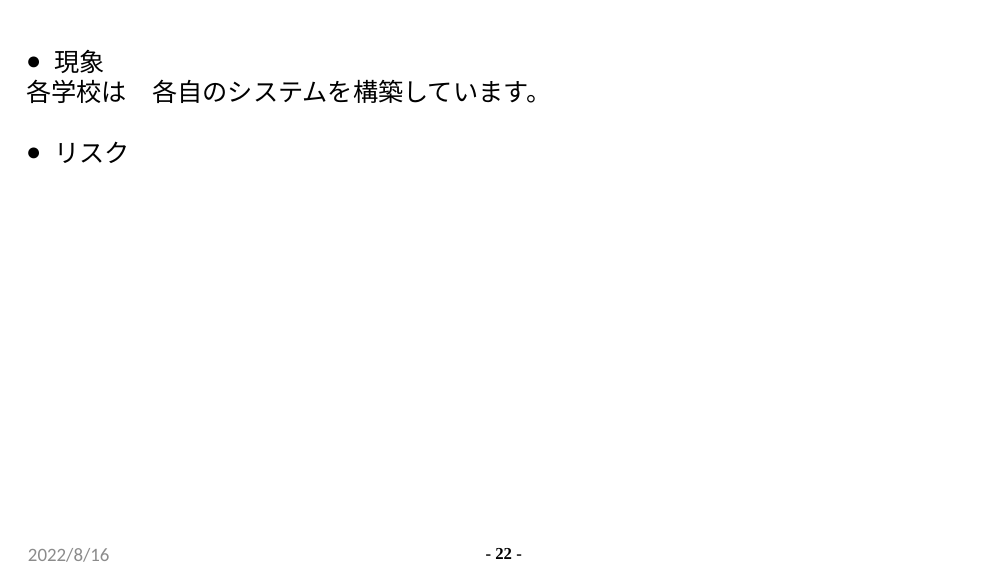
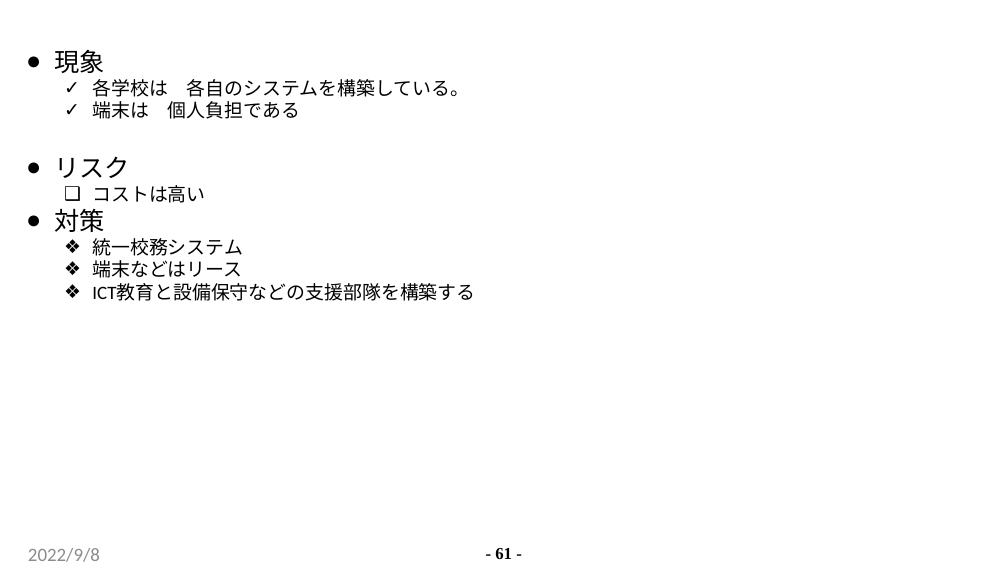
Before and after one commit to C2-Communication/c2-communication.GitHub.io, a slide deck: slide 61 of Site/content/posts/government-innovation/government-innovation_zhs.pptx (slide 22 before the commit). Drawn at 1008x567 pixels with LibreOffice and Linux fonts; fonts in the diff are those of the drawing; background and template pictures are left out. Boxes give left, top, right and bottom in pixels: in the first picture for what was removed or moved away, otherwise in the second. Text is boxed around its words. In the diff, an @@ line names an element or a change of style, - is before the commit and + after.

```diff
--- a/Site/content/posts/government-innovation/government-innovation_zhs.pptx
+++ b/Site/content/posts/government-innovation/government-innovation_zhs.pptx
@@ text at [92,79,469,119]: text changed; size 24 to 18 pt @@
-各学校は 各自のシステムを構築しています。
+  ✓ 各学校は 各自のシステムを構築している。
+  ✓ 端末は 個人負担である
@@ text at [55,185,475,301]: paragraphs added @@
+  ❑ コストは高い
+● 対策
+  ❖ 統一校務システム
+  ❖ 端末などはリース
+  ❖ ICT教育と設備保守などの支援部隊を構築する
@@ text at [28,548,100,562]: text changed @@
-2022/8/16
+2022/9/8
@@ page number at [495,548,512,559]: text changed @@
-- 22 -
+- 61 -
```
Also in this commit, not shown: 132 other slides changed, 1 slide added, 7 slides removed, 30 other files.
